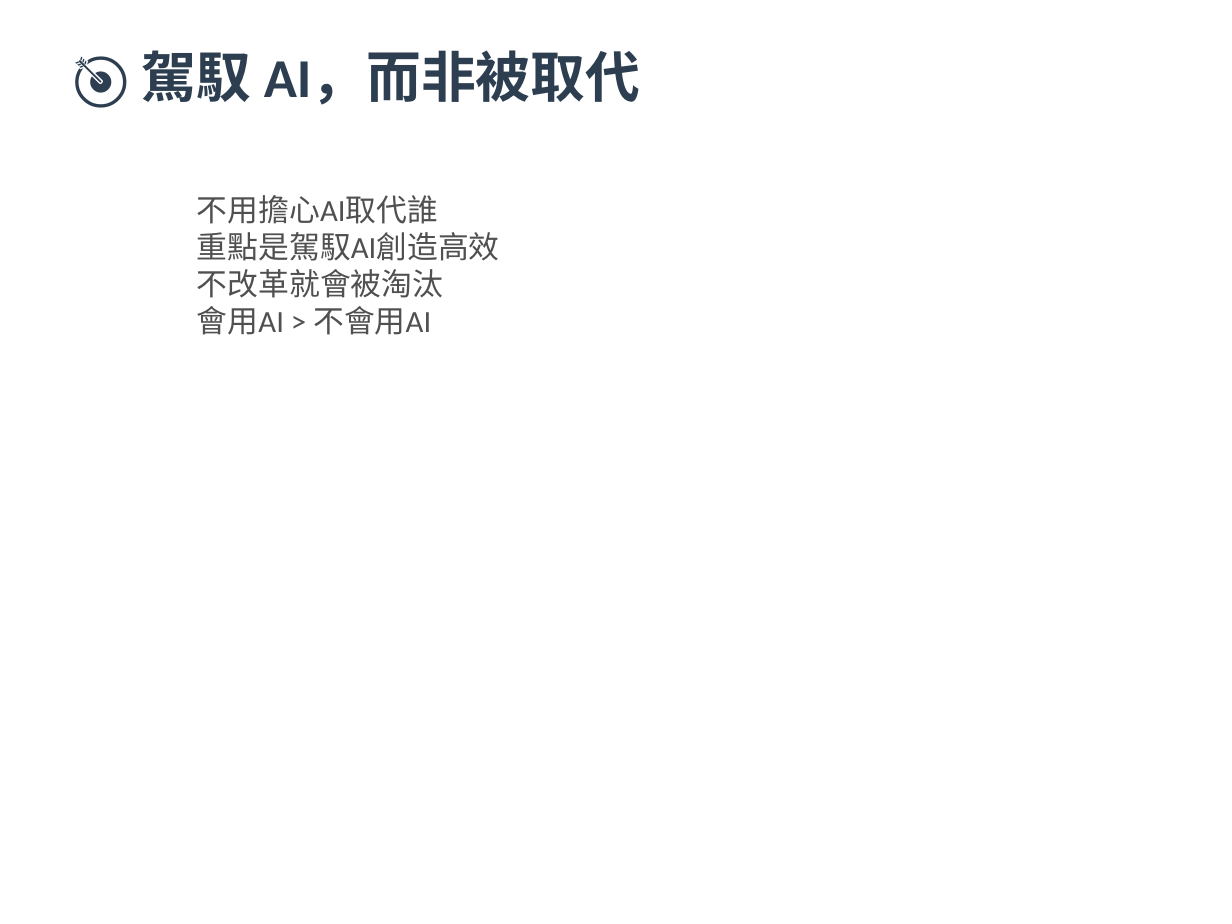
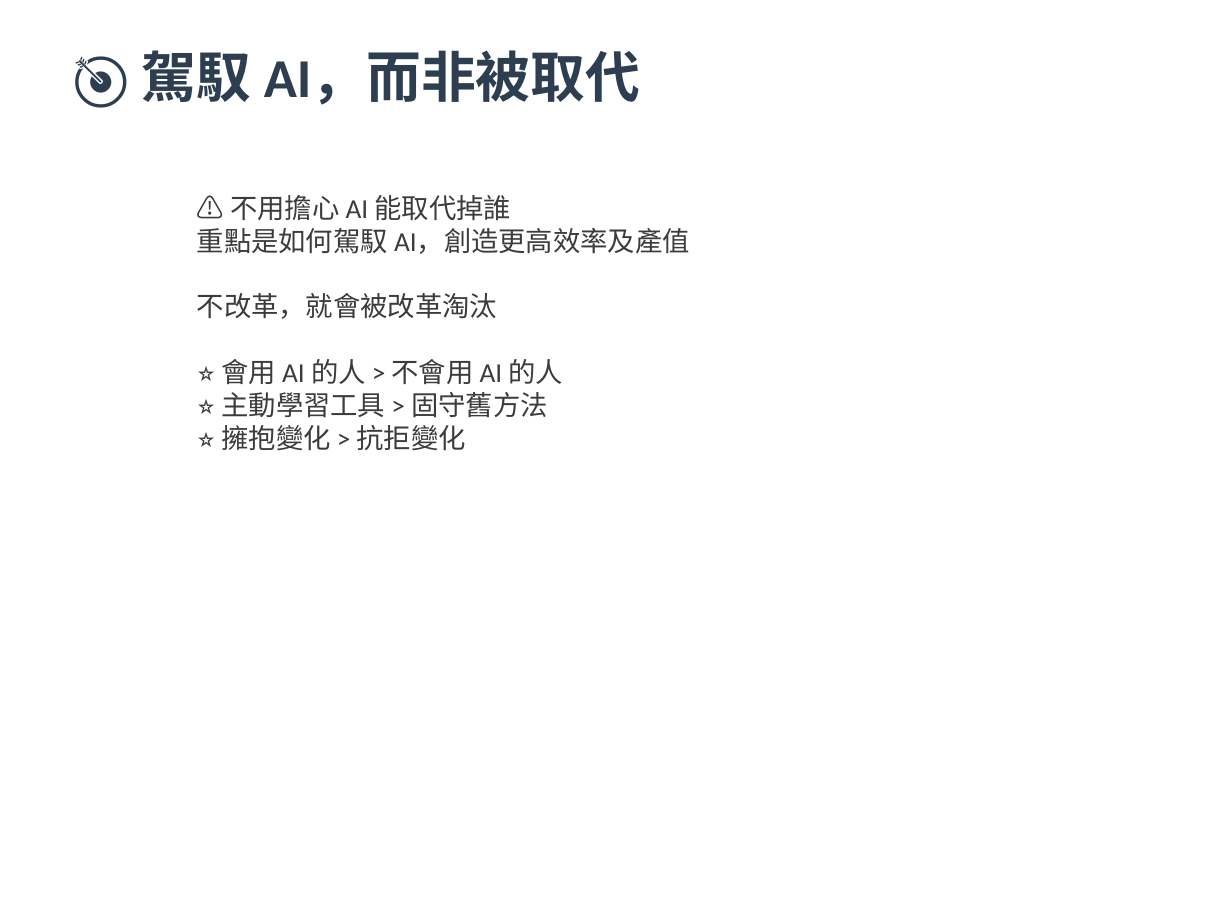
Before and after one commit to ken0900101318-beep/company-training, a slide deck: slide 6 of 遊戲家新人教育訓練（完整版 v2.1 - 24張）.pptx. Drawn at 1232x924 pixels with LibreOffice and Linux fonts; fonts in the diff are those of the drawing. Boxes give left, top, right and bottom in pixels: in the first picture for what was removed or moved away, otherwise in the second. Text is boxed around its words. In the diff, an @@ line names an element or a change of style, - is before the commit and + after.

```diff
--- a/遊戲家新人教育訓練（完整版 v2.1 - 24張）.pptx
+++ b/遊戲家新人教育訓練（完整版 v2.1 - 24張）.pptx
@@ text at [197, 195, 690, 451]: text changed; size 18 to 16 pt; text colour #505050 to #3C3C3C @@
-不用擔心AI取代誰
-重點是駕馭AI創造高效
-不改革就會被淘汰
-會用AI > 不會用AI
+⚠️ 不用擔心 AI 能取代掉誰
+重點是如何駕馭 AI，創造更高效率及產值
+不改革，就會被改革淘汰
+⭐ 會用 AI 的人 > 不會用 AI 的人
+⭐ 主動學習工具 > 固守舊方法
+⭐ 擁抱變化 > 抗拒變化
```
Also in this commit, not shown: 22 other slides changed.
